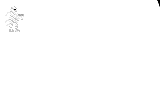
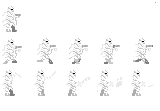
Layered file, before and after one edit (160px x 111px). Changes by layer:
added layer "Floated Layer copy #8" above "Floated Layer copy #7" over bbox(131, 70, 154, 96)
added layer "Floated Layer copy #7" above "Floated Layer copy #6" over bbox(97, 70, 122, 96)
added layer "Floated Layer copy #6" above "Floated Layer copy #3" over bbox(66, 70, 90, 96)
added layer "Floated Layer copy #3" above "Attack" over bbox(34, 70, 56, 96)
added layer "Attack" above "Floated Layer copy #5" over bbox(2, 70, 21, 96)
added layer "Floated Layer copy #5" above "Floated Layer copy #4" over bbox(133, 38, 153, 64)
added layer "Floated Layer copy #4" above "Floated Layer copy #2" over bbox(100, 38, 120, 64)
added layer "Floated Layer copy #2" above "Floated Layer copy #1" over bbox(69, 38, 88, 64)
added layer "Floated Layer copy #1" above "Floated Layer copy" over bbox(37, 38, 57, 64)
added layer "Floated Layer copy" above "Background" over bbox(2, 39, 22, 64)
painted on "Background" over bbox(2, 0, 160, 32)
